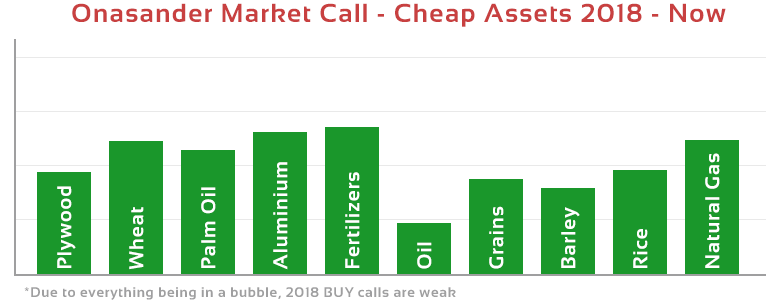
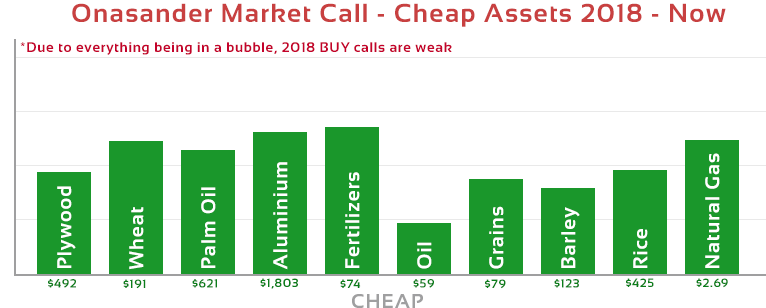
Layered file, before and after one edit (766x308). Changes by layer:
added layer "Layer 7" above "$492" over [352, 294, 423, 308]
added layer "$492" above "$2.69" over [48, 279, 76, 288]
added layer "$2.69" above "$425" over [696, 278, 728, 288]
added layer "$425" above "$123" over [626, 278, 654, 287]
added layer "$123" above "$79" over [554, 279, 579, 288]
added layer "$79" above "$74" over [485, 279, 506, 289]
added layer "$74" above "$59" over [340, 279, 361, 288]
added layer "$59" above "$621" over [413, 279, 434, 288]
added layer "$621" above "$1,803" over [192, 279, 217, 288]
added layer "$1,803" above "$191" over [260, 278, 298, 289]
added layer "$191" above "*Due to everything being in a bubble, 2018 BUY calls are weak" over [123, 279, 146, 289]
painted on "*Due to everything being in a bubble, 2018 BUY calls are weak" over [20, 42, 456, 300]
